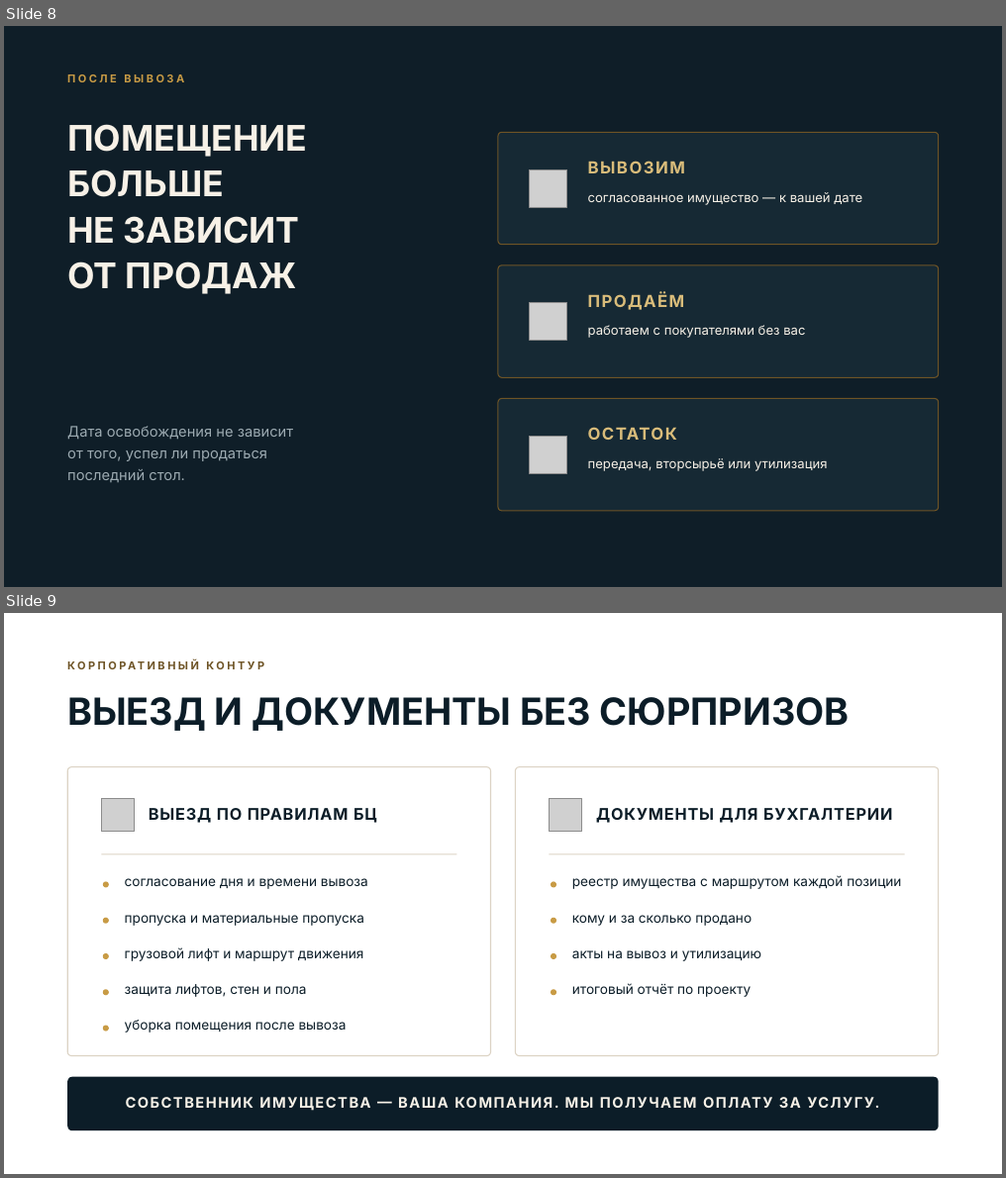
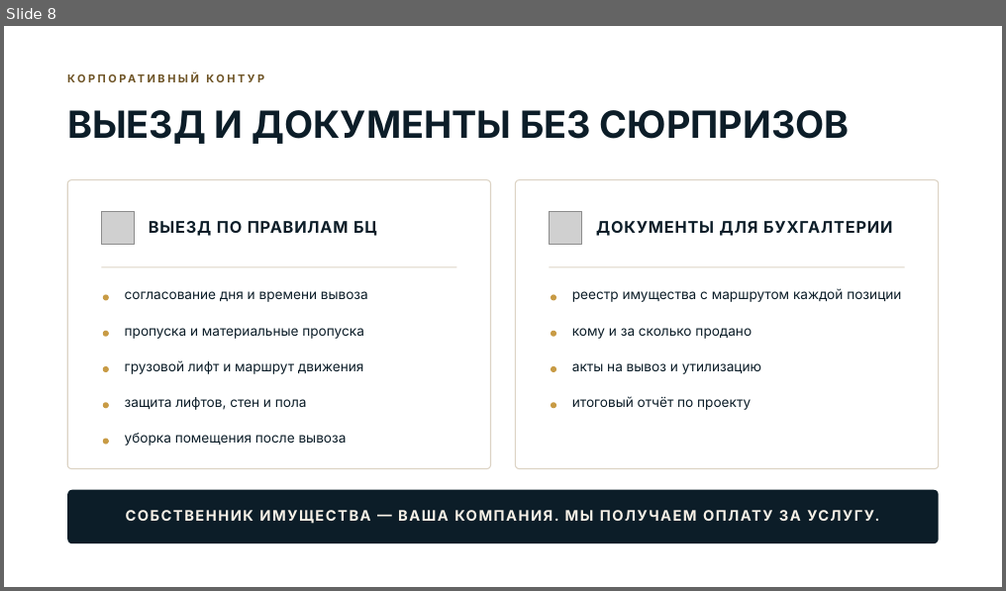
Before and after one commit to olegm1441-del/mysteryslavic-2026-07-19_16-47-00, a slide deck: presentations/office-client/Продай_за_меня_ОФИСЫ_клиентская.pptx. Shown one above the other, each under a label of ours: slides 8 and 9 before the commit, slide 8 after it. The pictures are 1006x1178 and 1006x591 pixels, drawn with LibreOffice and Linux fonts; fonts in the diff are those of the drawing; grey boxes stand for pictures; background and template pictures are left out; a plain dark background stands for a picture behind light text. Boxes give left, top, right and bottom in pixels: in the first picture for what was removed or moved away, otherwise in the second. Text is boxed around its words. In the diff, an @@ line names an element or a change of style, - is before the commit and + after.

```diff
--- a/presentations/office-client/Продай_за_меня_ОФИСЫ_клиентская.pptx
+++ b/presentations/office-client/Продай_за_меня_ОФИСЫ_клиентская.pptx
@@ slide 8 removed at bbox=[4, 26, 1002, 587], background picture (left out) @@
@@ rectangle removed at bbox=[4, 26, 1002, 587] @@
@@ text removed at bbox=[67, 75, 184, 82] @@
-ПОСЛЕ ВЫВОЗА
@@ text removed at bbox=[67, 124, 307, 294] @@
-ПОМЕЩЕНИЕ
-БОЛЬШЕ
-НЕ ЗАВИСИТ
-ОТ ПРОДАЖ
@@ rounded rectangle removed at bbox=[498, 132, 939, 245] @@
@@ picture removed at bbox=[530, 170, 567, 207] @@
@@ text removed at bbox=[588, 161, 685, 174] @@
-ВЫВОЗИМ
@@ text removed at bbox=[588, 192, 862, 205] @@
-согласованное имущество — к вашей дате
@@ rounded rectangle removed at bbox=[498, 266, 939, 377] @@
@@ picture removed at bbox=[530, 303, 567, 341] @@
@@ text removed at bbox=[588, 293, 685, 310] @@
-ПРОДАЁМ
@@ text removed at bbox=[588, 325, 805, 338] @@
-работаем с покупателями без вас
@@ rounded rectangle removed at bbox=[498, 399, 939, 511] @@
@@ text removed at bbox=[67, 426, 294, 482] @@
-Дата освобождения не зависит
-от того, успел ли продаться
-последний стол.
@@ picture removed at bbox=[530, 436, 567, 473] @@
@@ text removed at bbox=[588, 427, 677, 440] @@
-ОСТАТОК
@@ text removed at bbox=[588, 459, 828, 472] @@
-передача, вторсырьё или утилизация
@@ what was slide 9 is now slide 8 @@
```
Also in this commit, not shown: 7 slides changed, 1 other slide removed, 5 other files.
